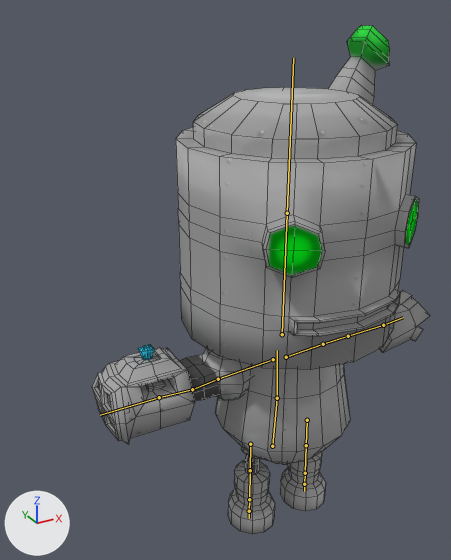
One commit to the Blender file Cute shooting game/Assets/Models/Characters/Robot/Robot.blend: the scene before it, then after it.
The view is the same before and after, from a 50 mm camera at (-3.6, -5.2, 6.01) aimed at (-0.28, 0.84, 2.99). Arrows for +X, +Y and +Z are at lower left; the lights stay in place. The bones that bend it are drawn over the model as lines. Mesh edges are drawn as thin lines.
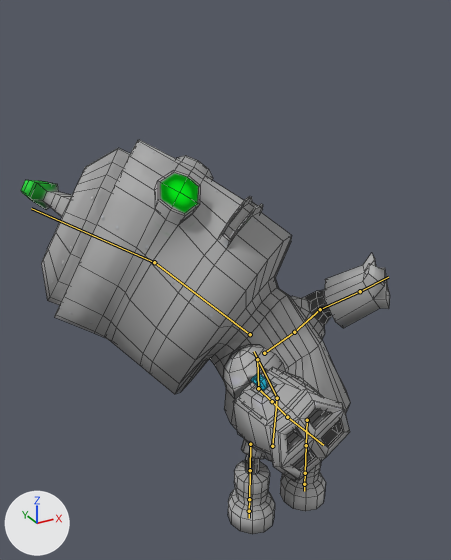
The newer file adds an action. The first version stands in its rest pose; the second is drawn at frame 0 of the action 'Hurt'.

Boxes (x1, y1, x2, y2) around the edits, measured in the pictures (451 x 560 px):
'Mesh', posed (9% wider, 22% shorter)
    before: (92, 26, 430, 534)
    after: (21, 140, 390, 534)
bone 'Chest', root to tip
    before: (277, 398) to (277, 350)
    after: (277, 398) to (254, 351)
bone 'L_Shoulder', root to tip
    before: (286, 357) to (323, 344)
    after: (264, 353) to (294, 332)
bone 'L_UpperArm', root to tip
    before: (323, 344) to (348, 336)
    after: (294, 332) to (320, 309)
bone 'L_Arm', root to tip
    before: (348, 336) to (383, 325)
    after: (320, 309) to (360, 291)
bone 'R_Shoulder', root to tip
    before: (273, 359) to (218, 379)
    after: (257, 359) to (258, 388)
bone 'R_UpperArm', root to tip
    before: (218, 379) to (192, 389)
    after: (258, 388) to (272, 401)
bone 'R_Arm', root to tip
    before: (192, 389) to (159, 397)
    after: (272, 401) to (287, 417)
bone 'Neck', root to tip
    before: (282, 334) to (287, 213)
    after: (250, 334) to (154, 262)
bone 'Head', root to tip
    before: (287, 213) to (293, 58)
    after: (154, 262) to (31, 208)

Patch to the scene script:
```diff
--- a/Cute shooting game/Assets/Models/Characters/Robot/Robot.blend.py
+++ b/Cute shooting game/Assets/Models/Characters/Robot/Robot.blend.py
@@ bone_chest @@
 bone_chest = bpy.data.objects['Armature'].pose.bones['Chest']  # child of 'Spine'
-bone_chest.rotation_quaternion = (1.0, 0.0, 0.0, 0.0)  # degrees (0, 0, 0)
+bone_chest.rotation_quaternion = (0.928, -0.213, 0.295, 0.084)  # degrees (-25, 36, 2)
@@ bone_l_shoulder @@
 bone_l_shoulder = bpy.data.objects['Armature'].pose.bones['L_Shoulder']  # child of 'Chest'
-bone_l_shoulder.rotation_quaternion = (1.0, 0.0, 0.0, 0.0)  # degrees (0, 0, 0)
+bone_l_shoulder.rotation_quaternion = (0.975, 0.219, -0.008, -0.022)  # degrees (25, 0, -3)
@@ bone_l_upperarm @@
 bone_l_upperarm = bpy.data.objects['Armature'].pose.bones['L_UpperArm']  # child of 'L_Shoulder'
-bone_l_upperarm.rotation_quaternion = (1.0, 0.0, 0.0, 0.0)  # degrees (0, 0, 0)
+bone_l_upperarm.rotation_quaternion = (0.944, 0.201, 0.078, -0.249)  # degrees (21, 14, -27)
@@ bone_l_arm @@
 bone_l_arm = bpy.data.objects['Armature'].pose.bones['L_Arm']  # child of 'L_UpperArm'
-bone_l_arm.rotation_quaternion = (1.0, 0.0, 0.0, 0.0)  # degrees (0, 0, 0)
+bone_l_arm.rotation_quaternion = (0.967, 0.0, -0.006, -0.255)  # degrees (0, -1, -30)
@@ bone_r_shoulder @@
 bone_r_shoulder = bpy.data.objects['Armature'].pose.bones['R_Shoulder']  # child of 'Chest'
-bone_r_shoulder.rotation_quaternion = (1.0, 0.0, 0.0, 0.0)  # degrees (0, 0, 0)
+bone_r_shoulder.rotation_quaternion = (0.981, 0.022, -0.001, -0.194)  # degrees (3, 0, -22)
@@ bone_r_upperarm @@
 bone_r_upperarm = bpy.data.objects['Armature'].pose.bones['R_UpperArm']  # child of 'R_Shoulder'
-bone_r_upperarm.rotation_quaternion = (1.0, 0.0, 0.0, 0.0)  # degrees (0, 0, 0)
+bone_r_upperarm.rotation_quaternion = (0.977, -0.093, 0.164, -0.098)  # degrees (-13, 18, -13)
@@ bone_r_arm @@
 bone_r_arm = bpy.data.objects['Armature'].pose.bones['R_Arm']  # child of 'R_UpperArm'
-bone_r_arm.rotation_quaternion = (1.0, 0.0, 0.0, 0.0)  # degrees (0, 0, 0)
+bone_r_arm.rotation_quaternion = (0.989, -0.12, -0.074, 0.042)  # degrees (-14, -8, 6)
@@ bone_neck @@
 bone_neck = bpy.data.objects['Armature'].pose.bones['Neck']  # child of 'Chest'
-bone_neck.rotation_quaternion = (1.0, 0.0, 0.0, 0.0)  # degrees (0, 0, 0)
+bone_neck.rotation_quaternion = (0.952, -0.305, 0.0, 0.0)  # degrees (-36, 0, 0)
@@ bone_head @@
 bone_head = bpy.data.objects['Armature'].pose.bones['Head']  # child of 'Neck'
-bone_head.rotation_quaternion = (1.0, 0.0, 0.0, 0.0)  # degrees (0, 0, 0)
+bone_head.rotation_quaternion = (0.957, 0.0, 0.139, 0.255)  # degrees (4, 15, 30)
```
